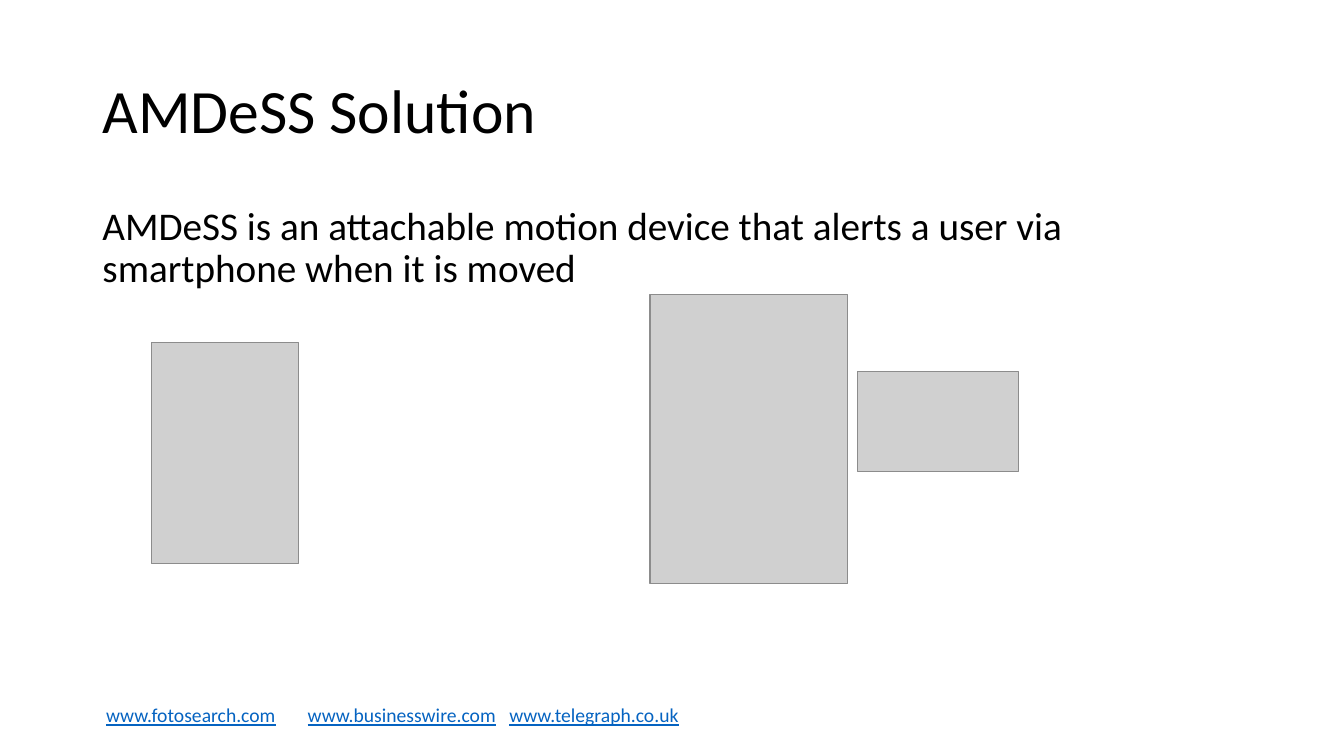
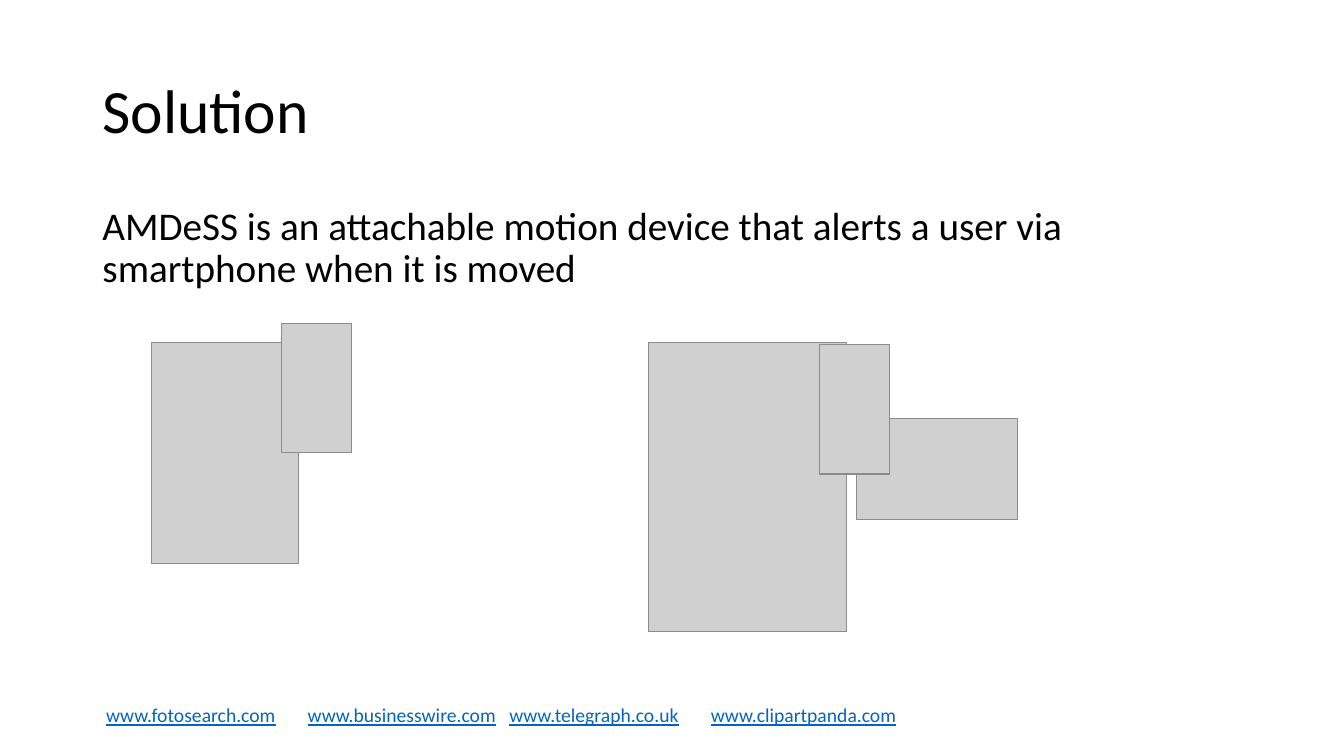
Before and after one commit to jbw3/CPE621Project, a slide deck: slide 3 of docs/AMDeSS_FinalPresentation.pptx (slide 5 before the commit). Drawn at 1344x756 pixels with LibreOffice and Linux fonts; fonts in the diff are those of the drawing; grey boxes stand for pictures. Boxes give left, top, right and bottom in pixels: in the first picture for what was removed or moved away, otherwise in the second. Text is boxed around its words. In the diff, an @@ line names an element or a change of style, - is before the commit and + after.

```diff
--- a/docs/AMDeSS_FinalPresentation.pptx
+++ b/docs/AMDeSS_FinalPresentation.pptx
@@ title at <box>102,90,308,134</box>: text changed @@
-AMDeSS Solution
+Solution
@@ picture added at <box>281,324,351,453</box> @@
@@ picture: place and size @@
-picture at <box>650,294,848,584</box>
+picture at <box>649,342,847,631</box>
@@ picture added at <box>820,345,889,474</box> @@
@@ picture: place and size @@
-picture at <box>858,371,1019,472</box>
+picture at <box>857,418,1018,519</box>
@@ text at <box>106,708,896,726</box>: text changed @@
-www.fotosearch.com www.businesswire.com www.telegraph.co.uk
+www.fotosearch.com www.businesswire.com www.telegraph.co.uk www.clipartpanda.com
```
Also in this commit, not shown: 4 slides added, 6 slides removed.
